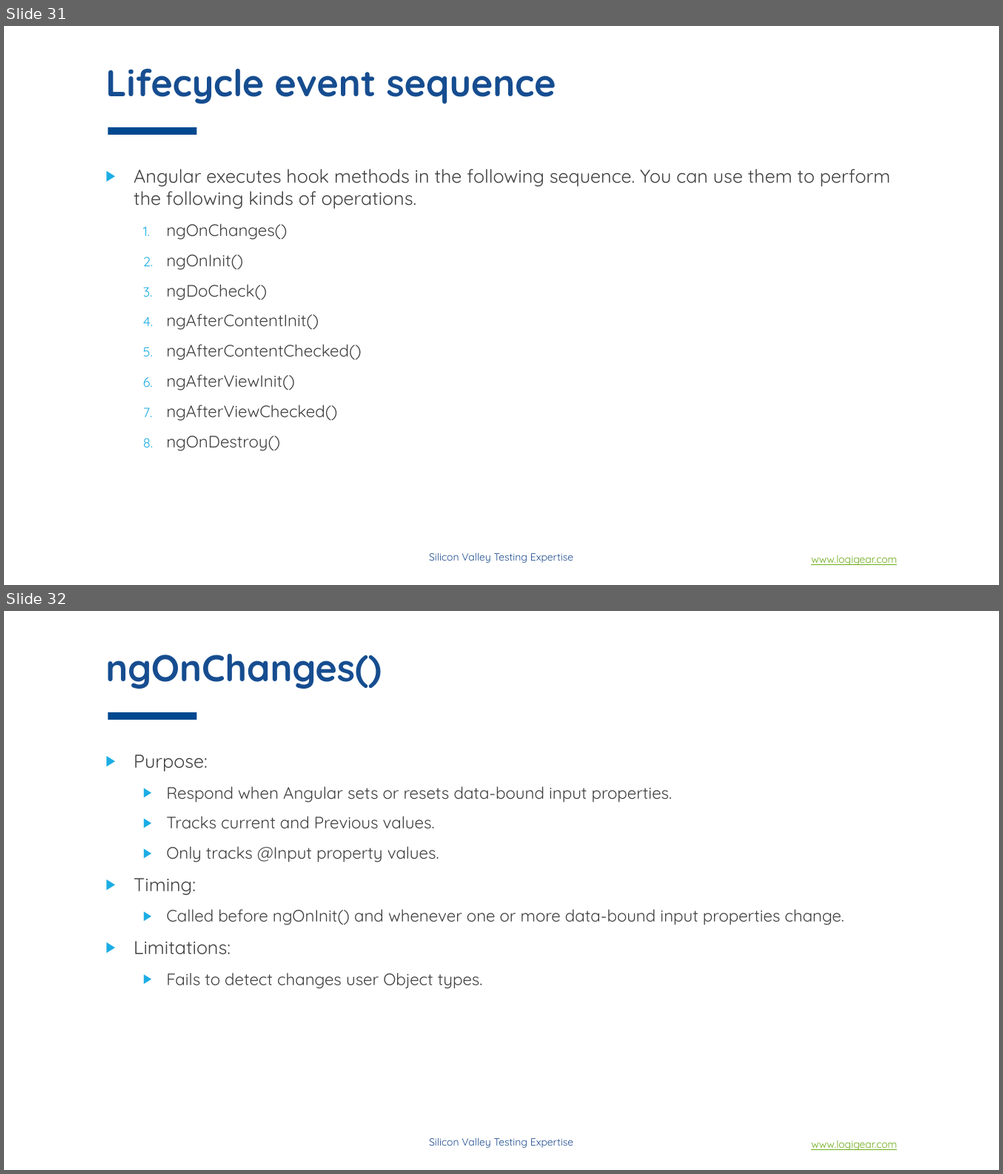
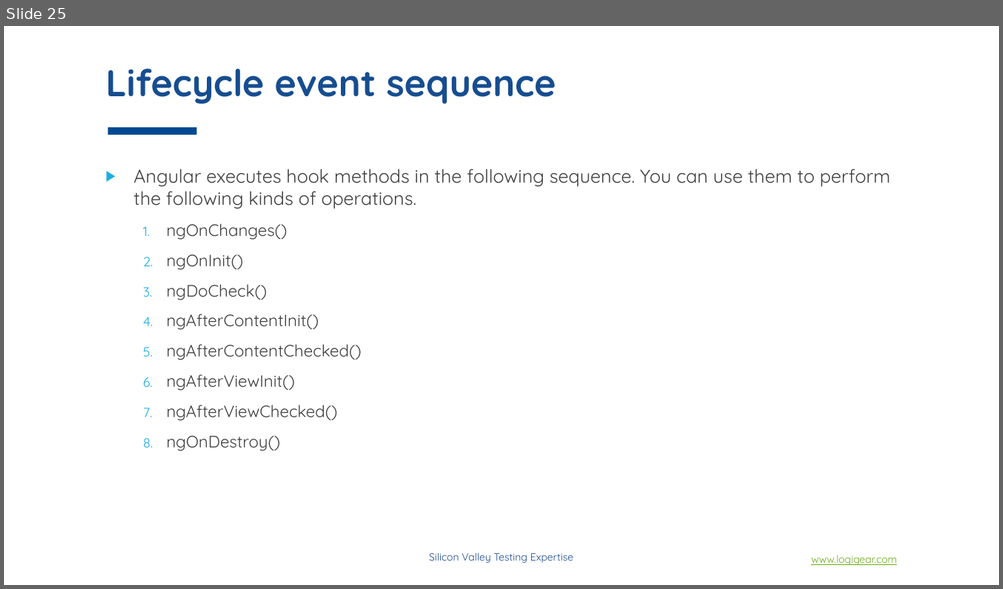
Before and after one commit to phongha1912/spring, a slide deck: doc/material/slides/section_2/Angular concepts.pptx. Shown one above the other, each under a label of ours: slides 31 and 32 before the commit, slide 25 after it. The pictures are 1003x1174 and 1003x589 pixels, drawn with LibreOffice and Linux fonts; fonts in the diff are those of the drawing; background and template pictures are left out. Boxes give left, top, right and bottom in pixels: in the first picture for what was removed or moved away, otherwise in the second. Text is boxed around its words. In the diff, an @@ line names an element or a change of style, - is before the commit and + after.

```diff
--- a/doc/material/slides/section_2/Angular concepts.pptx
+++ b/doc/material/slides/section_2/Angular concepts.pptx
@@ slide 32 removed at (x1=4, y1=611, x2=999, y2=1170), background #FFFFFF; not listed: 3 template elements that a slide beside it also shows @@
@@ title removed at (x1=105, y1=653, x2=381, y2=689) @@
-ngOnChanges()
@@ text removed at (x1=134, y1=755, x2=844, y2=989) @@
-▶ Purpose:
-  ▶ Respond when Angular sets or resets data-bound input properties.
-  ▶ Tracks current and Previous values.
-  ▶ Only tracks @Input property values.
-▶ Timing:
-  ▶ Called before ngOnInit() and whenever one or more data-bound input properties change.
-▶ Limitations:
-  ▶ Fails to detect changes user Object types.
@@ what was slide 31 is now slide 25 @@
```
Also in this commit, not shown: 7 slides changed, 12 slides added, 25 other slides removed.
